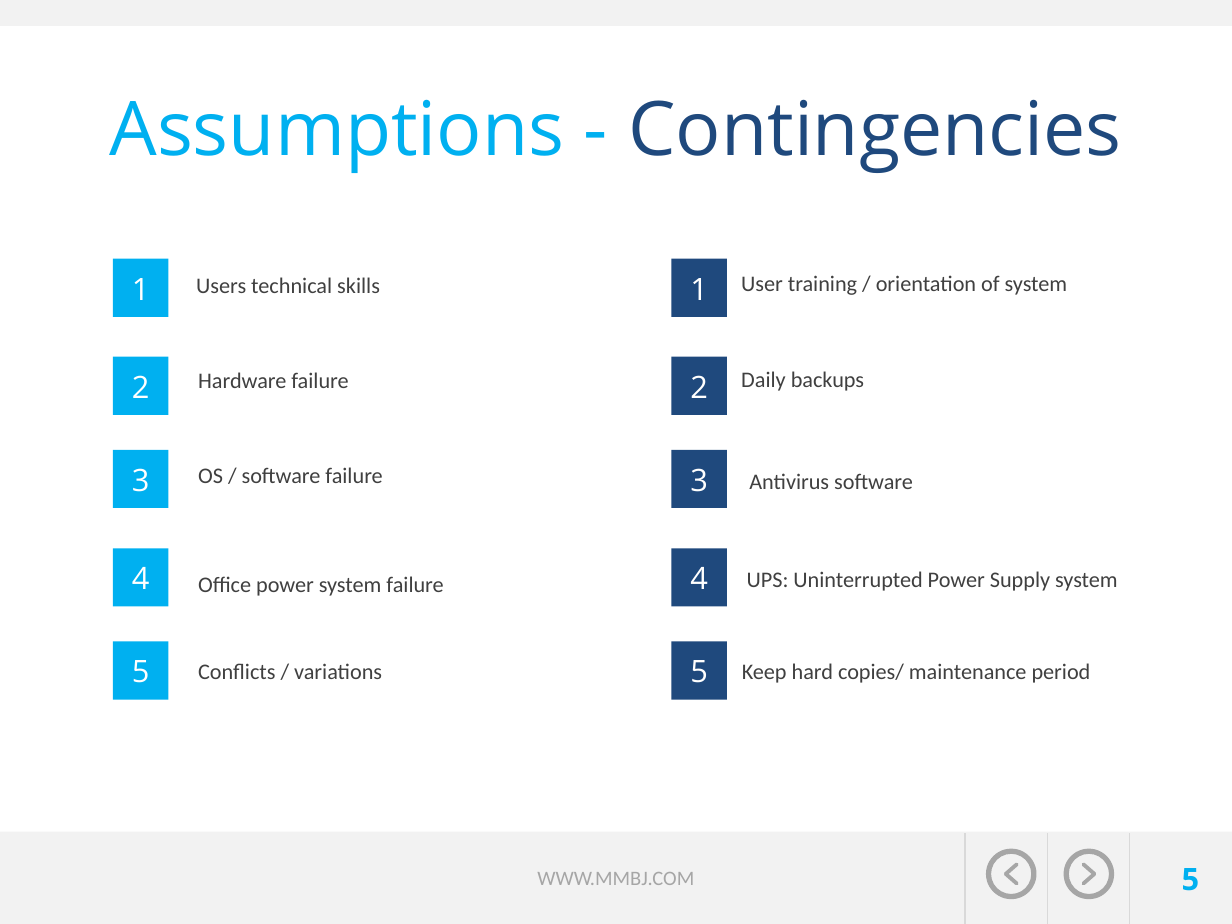
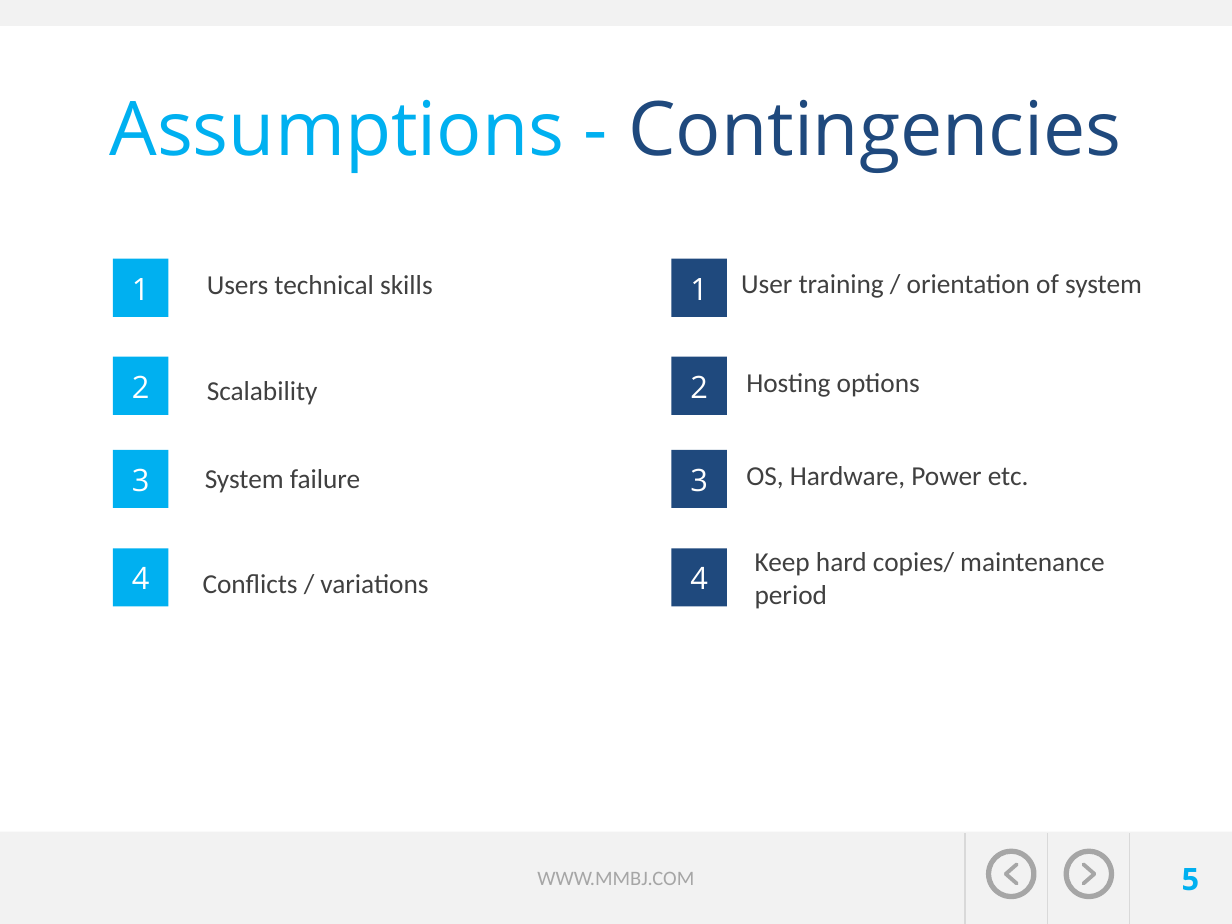
Before and after one commit to jvector-solutions/SAIT-OOSD-Team5, a slide deck: slide 5 of presentation/Travel expert presentation_Group5-John-Megha-Brian-Mahmood.pptx. Drawn at 1232x924 pixels with LibreOffice and Linux fonts; fonts in the diff are those of the drawing; background and template pictures are left out. Boxes give left, top, right and bottom in pixels: in the first picture for what was removed or moved away, otherwise in the second. Text is boxed around its words. In the diff, an @@ line names an element or a change of style, - is before the commit and + after.

Commit message:
Updated presentation

```diff
--- a/presentation/Travel expert presentation_Group5-John-Megha-Brian-Mahmood.pptx
+++ b/presentation/Travel expert presentation_Group5-John-Megha-Brian-Mahmood.pptx
@@ text "Users technical skills": place and size @@
-text "Users technical skills" at (196,277,380,293)
+text "Users technical skills" at (207,275,433,294)
@@ text at (207,381,318,405): text changed; size 13 to 16 pt @@
-OS / software failure
+Scalability
@@ text at (746,373,920,397): text changed; size 13 to 16 pt @@
-Antivirus software
+Hosting options
@@ text at (205,469,360,493): text changed; size 13 to 16 pt @@
-Hardware failure
+System failure
@@ text at (746,466,1029,489): text changed; size 13 to 16 pt @@
-Daily backups
+OS, Hardware, Power etc.
@@ text "Conflicts / variations": place and size @@
-text "Conflicts / variations" at (198,663,382,679)
+text "Conflicts / variations" at (203,574,428,593)
@@ size 13 to 16 pt in 4 elements at (207,275,433,294), (741,274,1142,298), (203,574,428,593), (755,552,1104,609) @@
@@ text "Keep hard copies/ maintenance period": place and size @@
-text "Keep hard copies/ maintenance period" at (742,663,1091,683)
+text "Keep hard copies/ maintenance period" at (755,552,1104,609)
@@ text removed at (198,576,443,596) @@
-Office power system failure
@@ text removed at (747,571,1118,591) @@
-UPS: Uninterrupted Power Supply system
@@ text removed at (113,642,169,700) @@
-5
@@ text removed at (671,642,727,700) @@
-5
```
Also in this commit, not shown: 7 other slides changed, 3 slides added, 3 slides removed.
